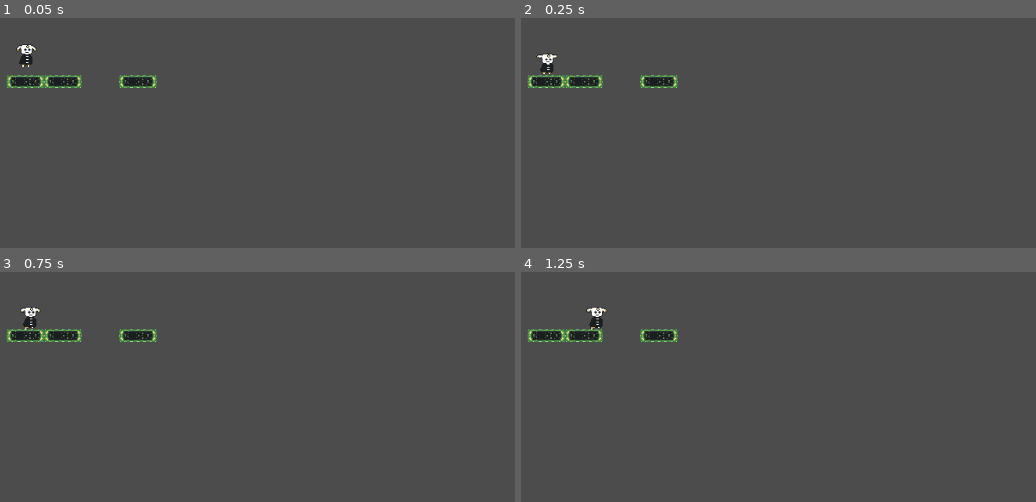
Above: before the commit, frames 1-4 (two rows, left to right).
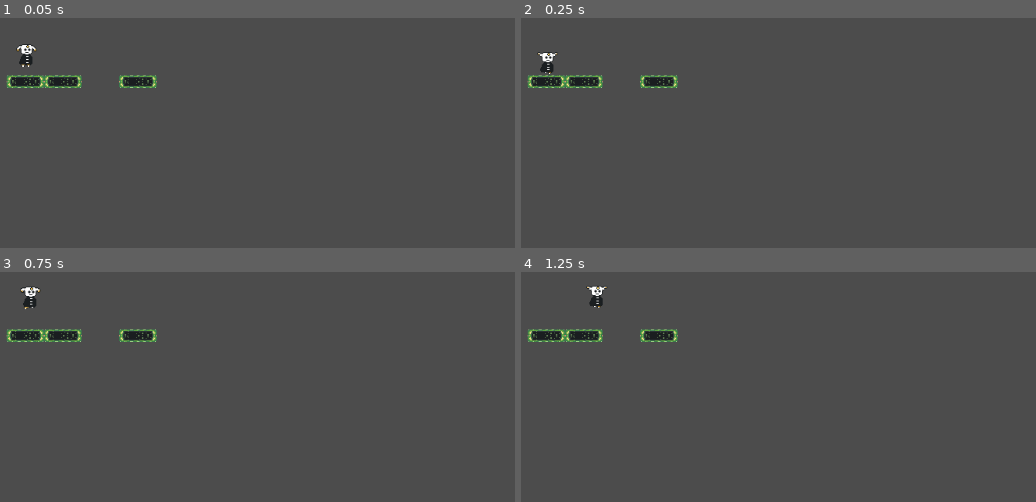
Above: after the commit, the same moments.

Repository: JG0328/GD-Platformer
Game: Godot game, scene res://prefabs/levels/Level1.tscn
Same seed, same stepped clock (60 frames per second), same inputs: the game is played once before the commit and once after it.
Inputs:
- Up to frame 1 (0.05 s): no input
- Up to frame 2 (0.25 s): no input
- Up to frame 3 (0.75 s): tap Enter (ui_accept) at 0.5, 0.6 s; hold Right (ui_right) from 0.53 s (still down)
- Up to frame 4 (1.25 s): keep holding Right (ui_right); tap Enter (ui_accept) at 0.77, 1.07 s

Frame 1 is identical in both runs. In frame 2, 0.1% of the frame differs, in the area x 2-8%, y 14-25%; in frame 3, 0.4%; in frame 4, 0.4%, in the area x 12-17%, y 6-26%.

Commit message:
Added player fall animation

Diff:
--- a/prefabs/Player.tscn
+++ b/prefabs/Player.tscn
@@ -14,6 +14,7 @@
 [ext_resource path="res://sprites/player/idle/Player5.png" type="Texture" id=12]
 [ext_resource path="res://sprites/player/walk/Player8.png" type="Texture" id=13]
 [ext_resource path="res://scripts/Player.gd" type="Script" id=14]
+[ext_resource path="res://sprites/player/jump/Player14.png" type="Texture" id=15]
 
 [sub_resource type="SpriteFrames" id=1]
 animations = [ {
@@ -31,6 +32,11 @@
 "loop": true,
 "name": "Idle",
 "speed": 10.0
+}, {
+"frames": [ ExtResource( 15 ) ],
+"loop": true,
+"name": "Fall",
+"speed": 5.0
 } ]
 
 [sub_resource type="RectangleShape2D" id=2]
@@ -41,7 +47,7 @@
 
 [node name="Anim" type="AnimatedSprite" parent="."]
 frames = SubResource( 1 )
-animation = "Idle"
+animation = "Fall"
 
 [node name="CollisionShape2D" type="CollisionShape2D" parent="."]
 position = Vector2( -0.5, 1.5 )
--- a/scripts/Player.gd
+++ b/scripts/Player.gd
@@ -12,9 +12,21 @@
 		velocity.x += movement * speed * delta
 		$Anim.flip_h = movement < 0
 		$Anim.play("Walk")
+	elif velocity.x == 0 && velocity.y < 0:
+		$Anim.play("Jump")
+	elif velocity.x == 0 && velocity.y > 30:
+		$Anim.play("Fall")
 	else:
 		velocity.x = 0
 		$Anim.play("Idle")
 
+	if is_on_floor() && Input.is_action_just_pressed("ui_accept"):
+		velocity.y -= jump
+		$Anim.play("Jump")
+	elif velocity.y < 0 && velocity.x!= 0:
+		$Anim.play("Jump")
+	elif velocity.y > 30 && velocity.x != 0:
+		$Anim.play("Fall")
+
 	velocity.y += gravity * delta
 	velocity = move_and_slide(velocity, Vector2.UP)
Not shown: 1 places in prefabs/Player.tscn that only renumber resources
Binary file added: sprites/player/jump/Player14.png
Not shown, added: sprites/player/jump/Player14.png.import
